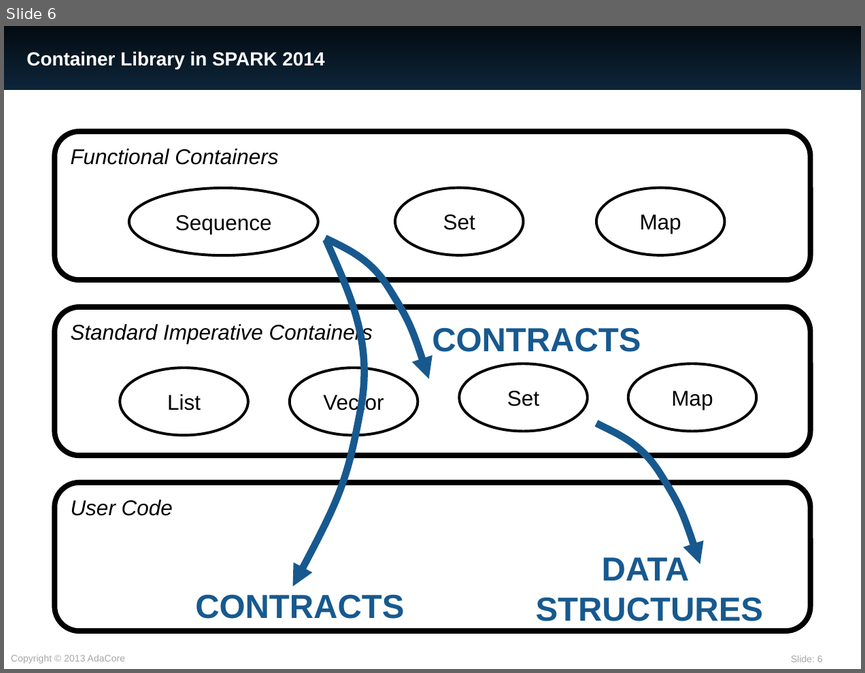
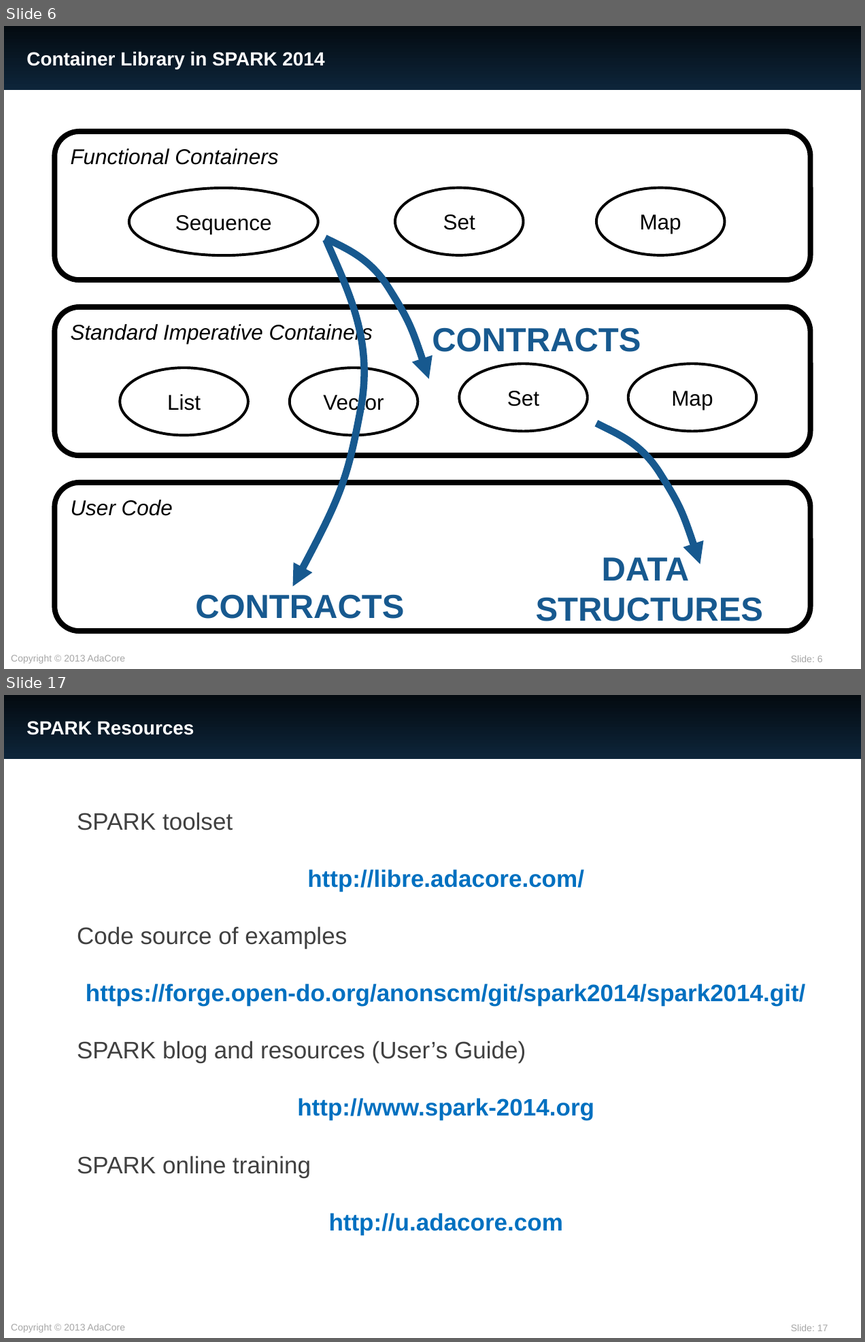
Before and after one commit to AdaCore/spark2014, a slide deck: slides/RSSRail_2016/SPARK.pptx. Shown one above the other, each under a label of ours: slide 6 before the commit, slides 6 and 17 after it; the slides between them are not shown. The pictures are 865x673 and 865x1342 pixels, drawn with LibreOffice and Linux fonts; fonts in the diff are those of the drawing. Boxes give left, top, right and bottom in pixels: in the first picture for what was removed or moved away, otherwise in the second. Text is boxed around its words. In the diff, an @@ line names an element or a change of style, - is before the commit and + after.

```diff
--- a/slides/RSSRail_2016/SPARK.pptx
+++ b/slides/RSSRail_2016/SPARK.pptx
@@ slide 17 added at (4, 695, 861, 1338), background #FFFFFF; not listed: 3 template elements that a slide beside it also shows @@
@@ title added at (26, 721, 194, 735), 16 pt, text #FFFFFF, bold @@
+SPARK Resources
@@ text added at (77, 812, 805, 1234), 20 pt, text #0070C0, bold @@
+SPARK toolset
+http://libre.adacore.com/
+Code source of examples
+https://forge.open-do.org/anonscm/git/spark2014/spark2014.git/
+SPARK blog and resources (User’s Guide)
+http://www.spark-2014.org
+SPARK online training
+http://u.adacore.com
```
Also in this commit, not shown: 3 slides changed, 10 other slides added.
